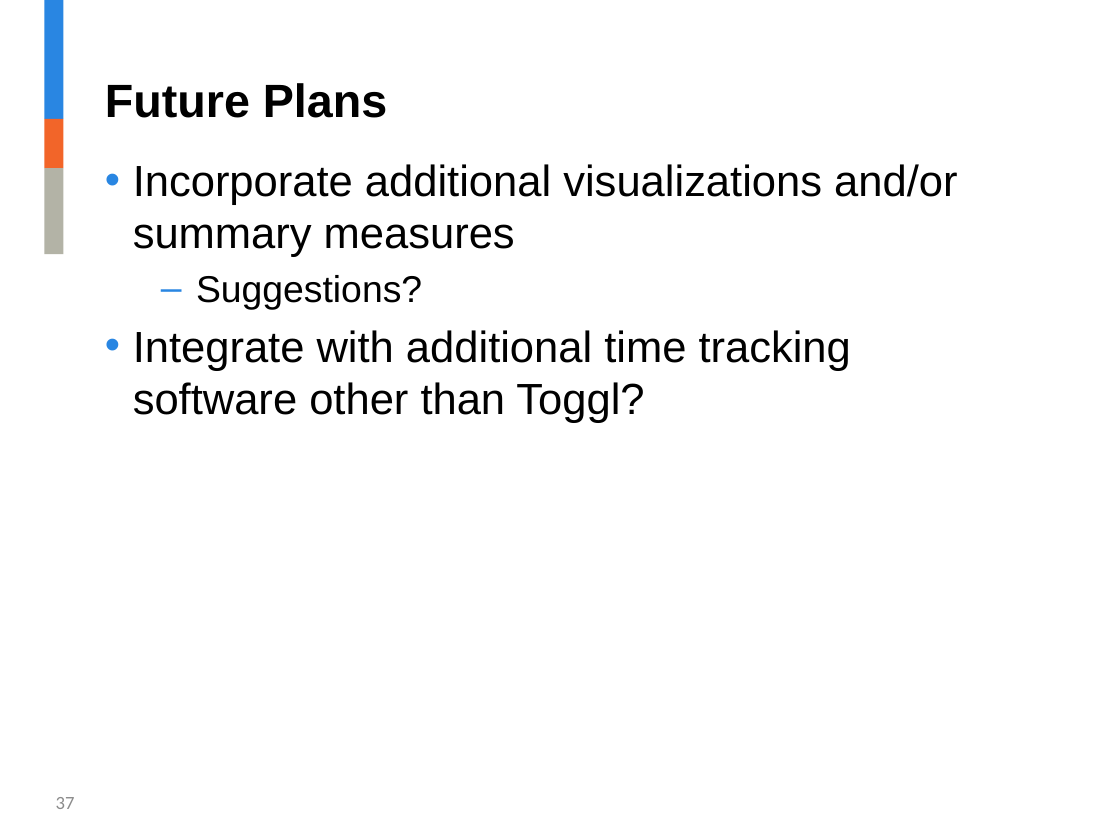
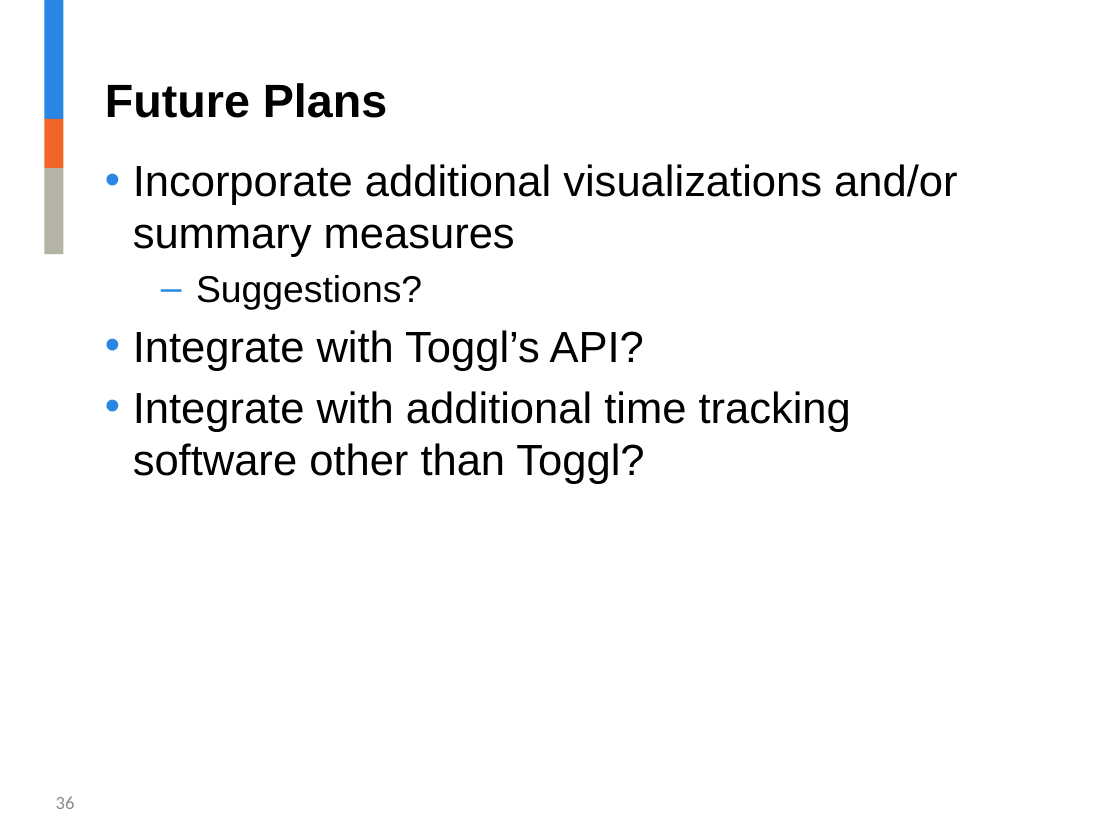
Before and after one commit to jalavery/timetrackR, a slide deck: slide 36 of Strategy and Innovation timetrackR Presentation.pptx (slide 37 before the commit). Drawn at 1120x840 pixels with LibreOffice and Linux fonts; fonts in the diff are those of the drawing; background and template pictures are left out. Boxes give left, top, right and bottom in pixels: in the first picture for what was removed or moved away, otherwise in the second. Text is boxed around its words. In the diff, an @@ line names an element or a change of style, - is before the commit and + after.

```diff
--- a/Strategy and Innovation timetrackR Presentation.pptx
+++ b/Strategy and Innovation timetrackR Presentation.pptx
@@ text at (133, 330, 644, 371): paragraph added @@
+• Integrate with Toggl’s API?
@@ page number at (56, 796, 75, 809): text changed @@
-37
+36
```
Also in this commit, not shown: 1 slide added, 2 slides removed, 7 other files.
